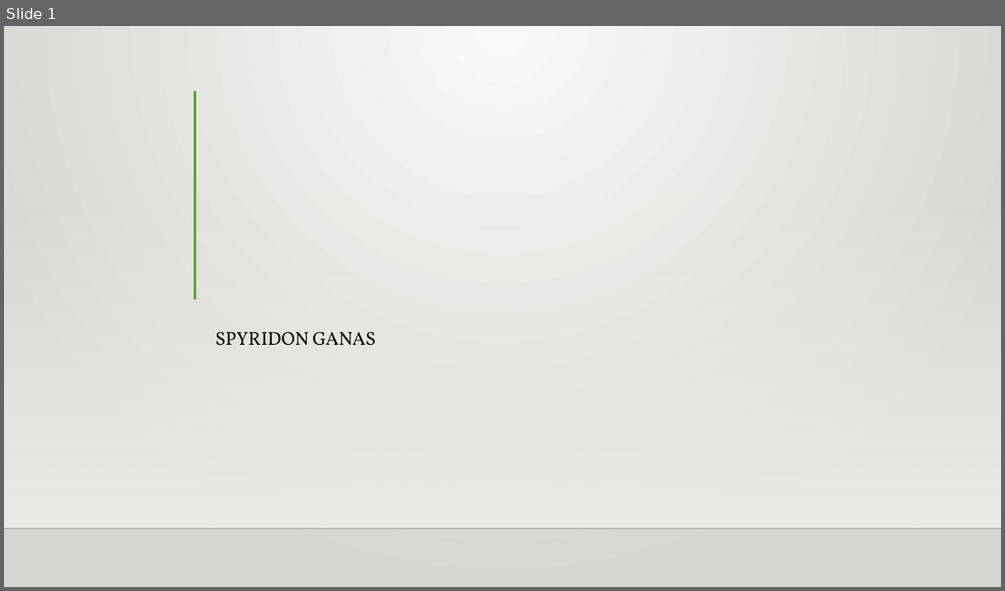
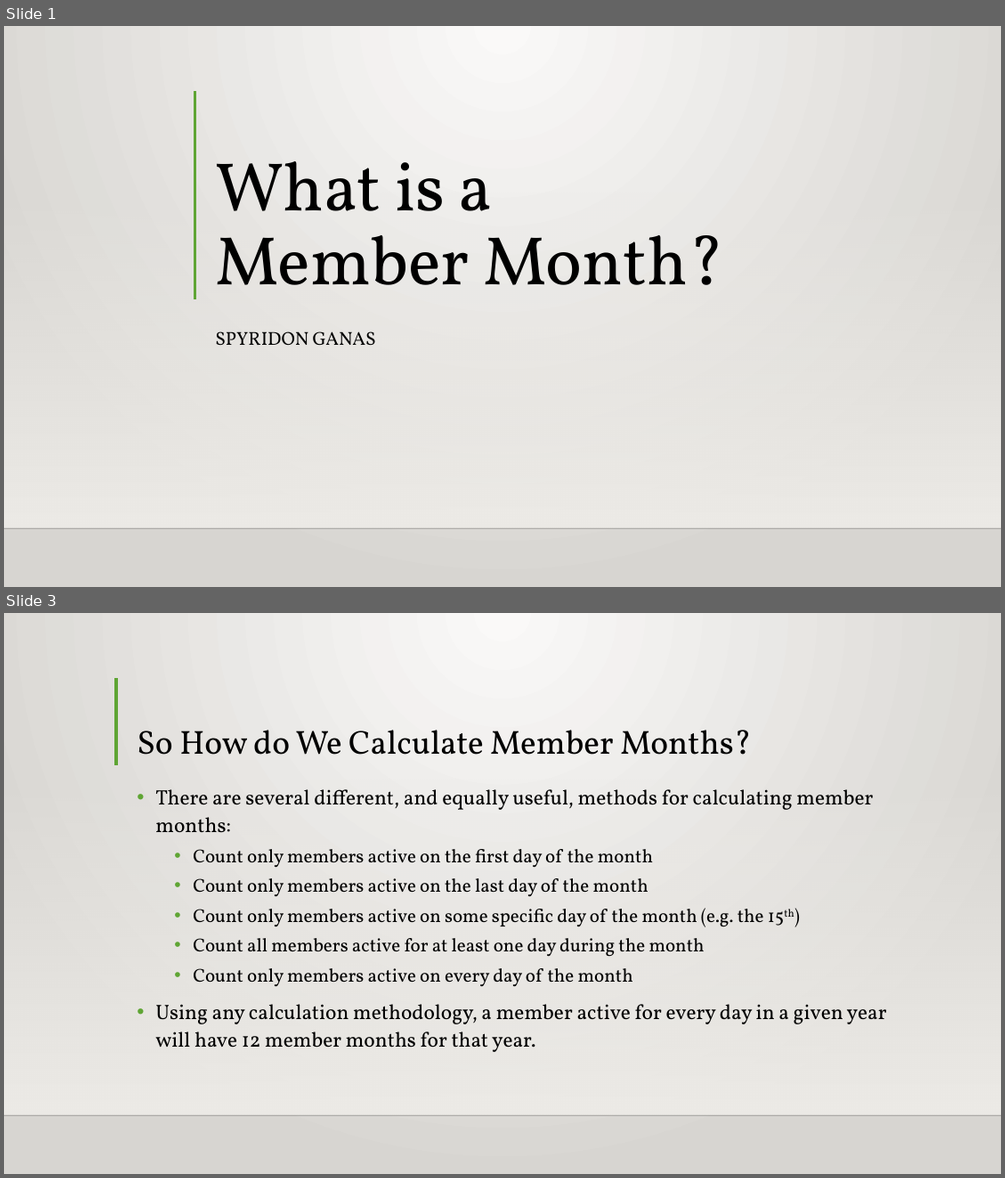
Before and after one commit to Intro-to-APCD/Intro-to-APCD.github.io, a slide deck: PowerPoints/Phase 4 - Insurance Terminology/023 What is a Member Month.pptx. Shown one above the other, each under a label of ours: slide 1 before the commit, slides 1 and 3 after it; the slides between them are not shown. The pictures are 1005x591 and 1005x1178 pixels, drawn with LibreOffice and Linux fonts; fonts in the diff are those of the drawing; background and template pictures are left out. Boxes give left, top, right and bottom in pixels: in the first picture for what was removed or moved away, otherwise in the second. Text is boxed around its words. In the diff, an @@ line names an element or a change of style, - is before the commit and + after.

Commit message:
worked on actuarial value and member months powerpoints

```diff
--- a/PowerPoints/Phase 4 - Insurance Terminology/023 What is a Member Month.pptx
+++ b/PowerPoints/Phase 4 - Insurance Terminology/023 What is a Member Month.pptx
@@ slide 3 added at <box>4,613,1001,1174</box>, background gradient #FAFAF9 to #D7D5D2; not listed: 2 template elements that a slide beside it also shows @@
@@ line added from (116, 678) to (116, 765), #5FA534 3 pt @@
@@ title added at <box>137,730,752,755</box>, 32 pt, text #000000 @@
+So How do We Calculate Member Months?
@@ text added at <box>155,789,887,1052</box>, 18 pt, text #000000 @@
+• There are several different, and equally useful, methods for calculating member months:
+  • Count only members active on the first day of the month
+  • Count only members active on the last day of the month
+  • Count only members active on some specific day of the month (e.g. the 15th)
+  • Count all members active for at least one day during the month
+  • Count only members active on every day of the month
+• Using any calculation methodology, a member active for every day in a given year will have 12 member months for that year.
@@ slide 1 changed as well @@
@@ title added at <box>215,161,724,285</box>, 66 pt, text #000000 @@
+What is a
+Member Month?
```
Also in this commit, not shown: 4 other slides added, 1 slide removed, 5 other files.
